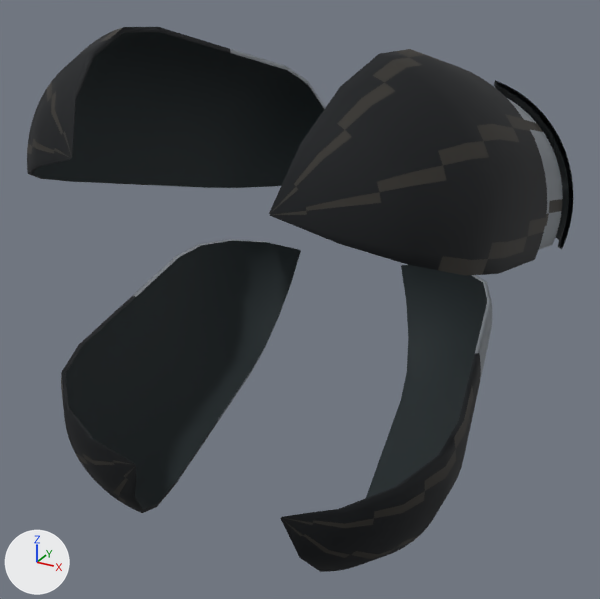
The glTF model assets/feids26/derived/meshopt/feids26_d2_lod0.meshopt.glb, before and after one commit.
Camera for both pictures: a 50 mm lens placed at (11.04, -18.16, 13.33), pointed at (0.02, 1.88, 3.32). Arrows for +X, +Y and +Z are at lower left; the lights stay in place. The older version comes first. Where no turn or scale is listed for an object, it has been applied to the vertices. Vertices at exactly the same position are counted once.

In view in the first picture: 'SHELL_ARMOR_1', 'SHELL_ARMOR_2', 'SHELL_ARMOR_3', 'SHELL_ARMOR_4'.
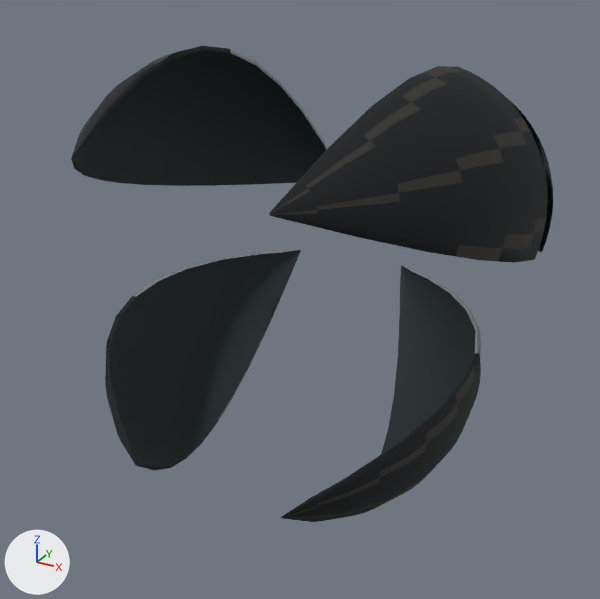
Location of each change, [x1, y1, x2, y2] in pixels of the pictures (600 x 599 px; the box of a moved part takes in the faces that stretch with it):
'SHELL_ARMOR_1', reshaped (7% narrower, 13% shorter)
    before: [269, 49, 573, 276]
    after: [269, 66, 553, 263]
'SHELL_ARMOR_2', reshaped (14% narrower, 13% shorter)
    before: [27, 27, 325, 188]
    after: [71, 46, 328, 186]
'SHELL_ARMOR_3', reshaped (18% narrower, 19% shorter)
    before: [61, 239, 301, 513]
    after: [105, 250, 301, 471]
'SHELL_ARMOR_4', reshaped (16% shorter)
    before: [280, 265, 492, 572]
    after: [281, 265, 481, 522]
part 1 of me_mesh_0, moved or reshaped
    before: [494, 80, 573, 249]
    after: [507, 98, 553, 252]
part 2 of me_mesh_0, moved or reshaped
    before: [269, 49, 547, 276]
    after: [270, 66, 547, 263]
part 3 of me_mesh_1, moved or reshaped
    before: [149, 49, 325, 188]
    after: [149, 49, 328, 186]
part 4 of me_mesh_1, moved or reshaped
    before: [27, 27, 231, 185]
    after: [71, 46, 231, 185]
part 5 of me_mesh_2, moved or reshaped
    before: [133, 239, 301, 421]
    after: [133, 250, 301, 421]
part 6 of me_mesh_2, moved or reshaped
    before: [61, 296, 218, 513]
    after: [105, 296, 218, 471]
part 7 of me_mesh_3, moved or reshaped
    before: [380, 265, 492, 459]
    after: [381, 265, 481, 454]
part 8 of me_mesh_3, moved or reshaped
    before: [280, 353, 481, 572]
    after: [282, 353, 481, 522]

Diff of the bpy script that builds the scene:
```diff
--- a/assets/feids26/derived/meshopt/feids26_d2_lod0.meshopt.glb.py
+++ b/assets/feids26/derived/meshopt/feids26_d2_lod0.meshopt.glb.py
@@ me_mesh_0 @@
 # used by ob_shell_armor_1; location = (3.14, 2.03, 6.72)
-me_mesh_0.from_pydata(...)  # 782 vertices, 1424 faces; spans x -0.03..3.77, y -7.01..7.04, z -2.01..4.39
+me_mesh_0.from_pydata(...)  # 782 vertices, 1424 faces; spans x -0.03..3.75, y -7.01..7.02, z -1.67..3.72
+# me_mesh_0 part 1: 340 of 782 vertices moved; they spanned x 0.2..3.77, y 1.47..7.04, z -2.01..2.85 and now span x 0.18..3.6, y 0.5..6.46, z -1.65..3.06; mean shift (-0.15, -1.57, 0.29); largest move (0.9, 5.53, 2.13) -> (0.81, 3.5, 2.31)
+# me_mesh_0 part 2: 306 of 782 vertices moved; they spanned x 0.12..3.74, y -6.91..-0.85, z -0.46..4.39 and now span x 0.11..3.67, y -6.35..0.11, z -0.68..3.72; mean shift (-0.13, 1.48, -0.44); largest move (3.11, -4.53, 2.22) -> (2.83, -2.58, 1.66)
 me_mesh_0.materials.append(mat_feids_ceramic_palette)
@@ me_mesh_1 @@
 # used by ob_shell_armor_2; location = (-2.57, 2.89, 6.65)
-me_mesh_1.from_pydata(...)  # 714 vertices, 1424 faces; spans x -3.82..0.15, y -6.94..7.04, z -2.24..4.53
+me_mesh_1.from_pydata(...)  # 714 vertices, 1424 faces; spans x -3.75..0.15, y -6.94..6.95, z -1.93..3.74
+# me_mesh_1 part 3: 306 of 714 vertices moved; they spanned x -3.71..0.0, y 1.51..7.04, z -2.24..3.03 and now span x -3.65..0.01, y 0.54..6.43, z -1.89..3.23; mean shift (0.11, -1.51, 0.33); largest move (-2.13, 5.43, 1.05) -> (-1.96, 3.42, 1.37)
+# me_mesh_1 part 4: 306 of 714 vertices moved; they spanned x -3.82..-0.31, y -6.82..-0.67, z -0.4..4.53 and now span x -3.69..-0.29, y -6.27..0.28, z -0.66..3.74; mean shift (0.18, 1.46, -0.49); largest move (-3.46, -4.42, 2.11) -> (-3.12, -2.5, 1.5)
 me_mesh_1.materials.append(mat_feids_ceramic_palette)
@@ me_mesh_2 @@
 # used by ob_shell_armor_3; location = (-2.35, 2.04, 1.59)
-me_mesh_2.from_pydata(...)  # 714 vertices, 1424 faces; spans x -4.42..1.52, y -7.05..7.03, z -3.77..0.99
+me_mesh_2.from_pydata(...)  # 714 vertices, 1424 faces; spans x -3.82..1.52, y -7.04..7.03, z -3.63..0.88
+# me_mesh_2 part 5: 306 of 714 vertices moved; they spanned x -4.42..-1.26, y 0.87..6.87, z -3.57..0.99 and now span x -3.82..-1.03, y -0.09..6.32, z -3.53..0.88; mean shift (0.47, -1.48, 0.02); largest move (-4.26, 4.06, 0.64) -> (-3.53, 2.16, 0.52)
+# me_mesh_2 part 6: 306 of 714 vertices moved; they spanned x -3.29..1.35, y -7.05..-1.74, z -3.77..0.79 and now span x -3.43..1.24, y -6.48..-0.76, z -3.59..0.82; mean shift (-0.19, 1.53, 0.15); largest move (-1.16, -5.16, -2.66) -> (-1.38, -3.16, -2.35)
 me_mesh_2.materials.append(mat_feids_ceramic_palette)
@@ me_mesh_3 @@
 # used by ob_shell_armor_4; location = (1.7, 2.28, 1.5)
-me_mesh_3.from_pydata(...)  # 714 vertices, 1424 faces; spans x -1.44..4.37, y -7.04..7.05, z -3.84..1.06
+me_mesh_3.from_pydata(...)  # 714 vertices, 1424 faces; spans x -1.44..3.82, y -7.04..7.05, z -3.64..0.88
+# me_mesh_3 part 7: 306 of 714 vertices moved; they spanned x -1.28..3.33, y 2.06..7.05, z -3.53..1.06 and now span x -1.17..3.46, y 1.07..6.48, z -3.52..0.88; mean shift (0.17, -1.54, -0.01); largest move (1.24, 5.4, -2.29) -> (1.44, 3.37, -2.18)
+# me_mesh_3 part 8: 306 of 714 vertices moved; they spanned x 1.15..4.37, y -6.83..-0.9, z -3.84..0.73 and now span x 0.93..3.82, y -6.28..0.06, z -3.61..0.77; mean shift (-0.45, 1.48, 0.18); largest move (4.22, -4.15, 0.13) -> (3.52, -2.24, 0.21)
 me_mesh_3.materials.append(mat_feids_ceramic_palette)
```
